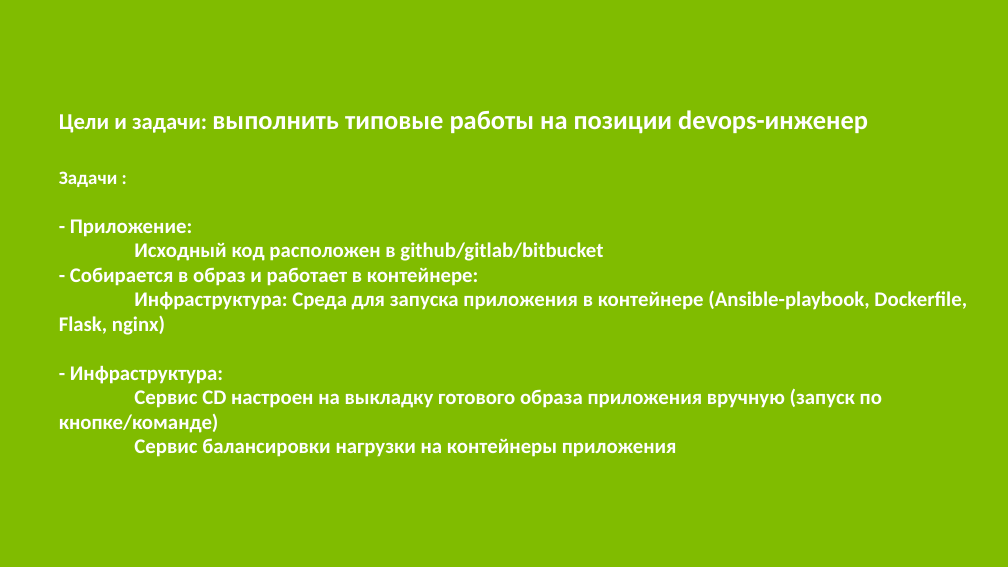
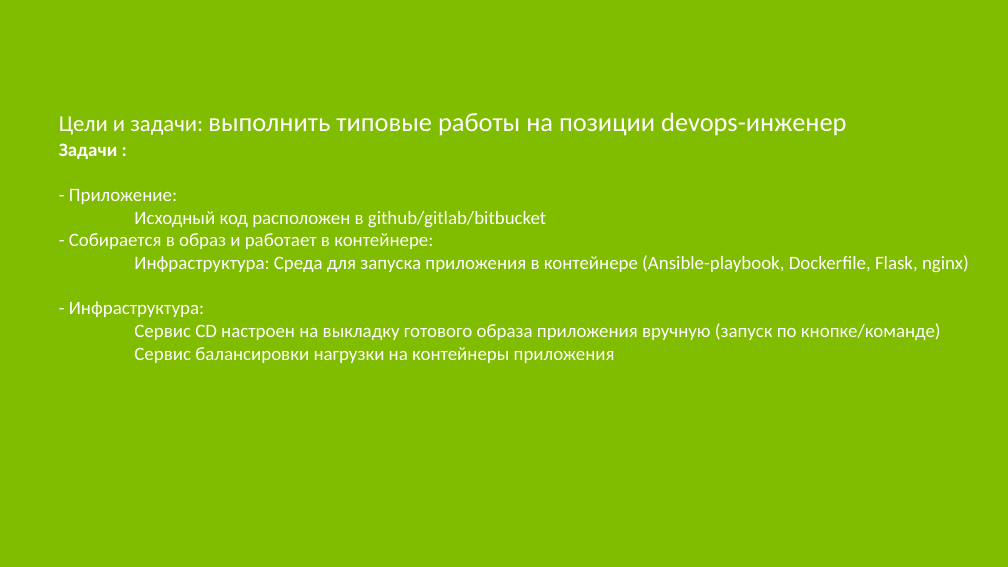
Before and after one commit to Ekarry/ItogProgectInno, a slide deck: slide 2 of Презентация_к_итоговой_аттестации.pptx. Drawn at 1008x567 pixels with LibreOffice and Linux fonts; fonts in the diff are those of the drawing. Boxes give left, top, right and bottom in pixels: in the first picture for what was removed or moved away, otherwise in the second. Text is boxed around its words. In the diff, an @@ line names an element or a change of style, - is before the commit and + after.

```diff
--- a/Презентация_к_итоговой_аттестации.pptx
+++ b/Презентация_к_итоговой_аттестации.pptx
@@ title "Цели и задачи: выполнить типовые ..." at [59, 112, 969, 363]: size 19.8 to 18 pt in "- Приложение: Исходный код расположен в github/gitlab/bitbuc ..."; bold off; line spacing 0.98 to 1 @@
```
Also in this commit, not shown: 2 other slides changed.
